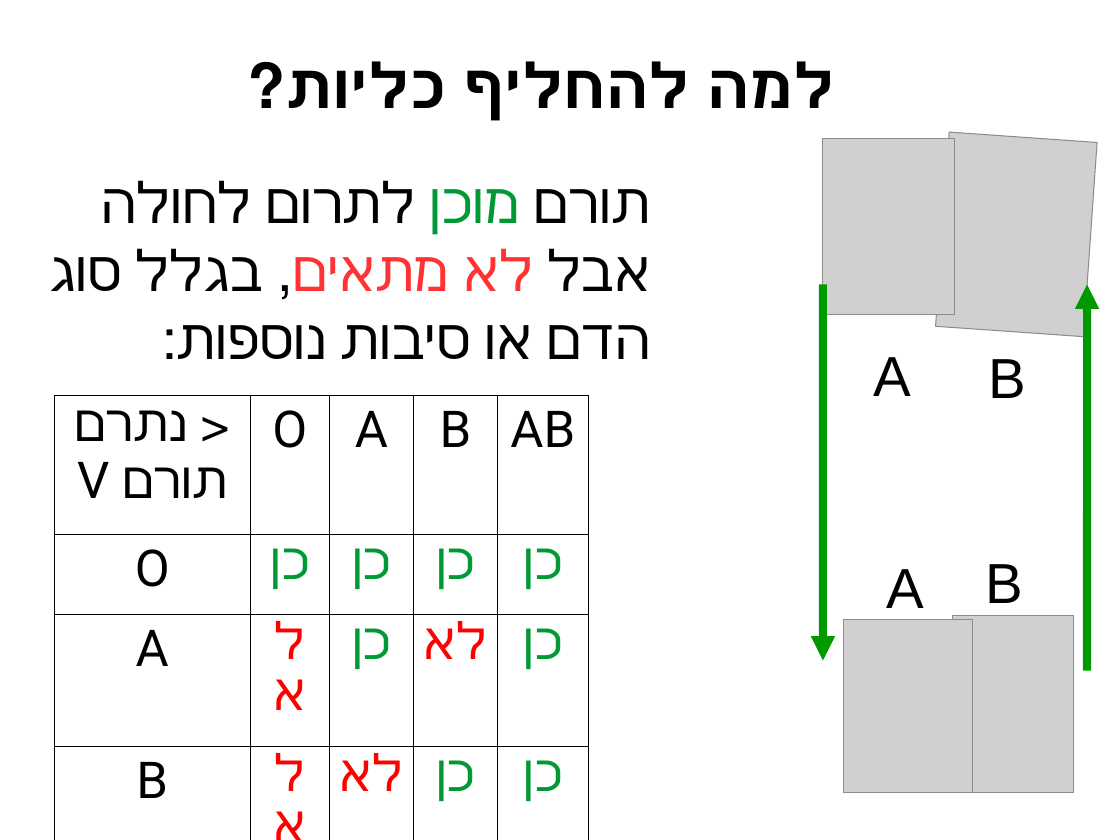
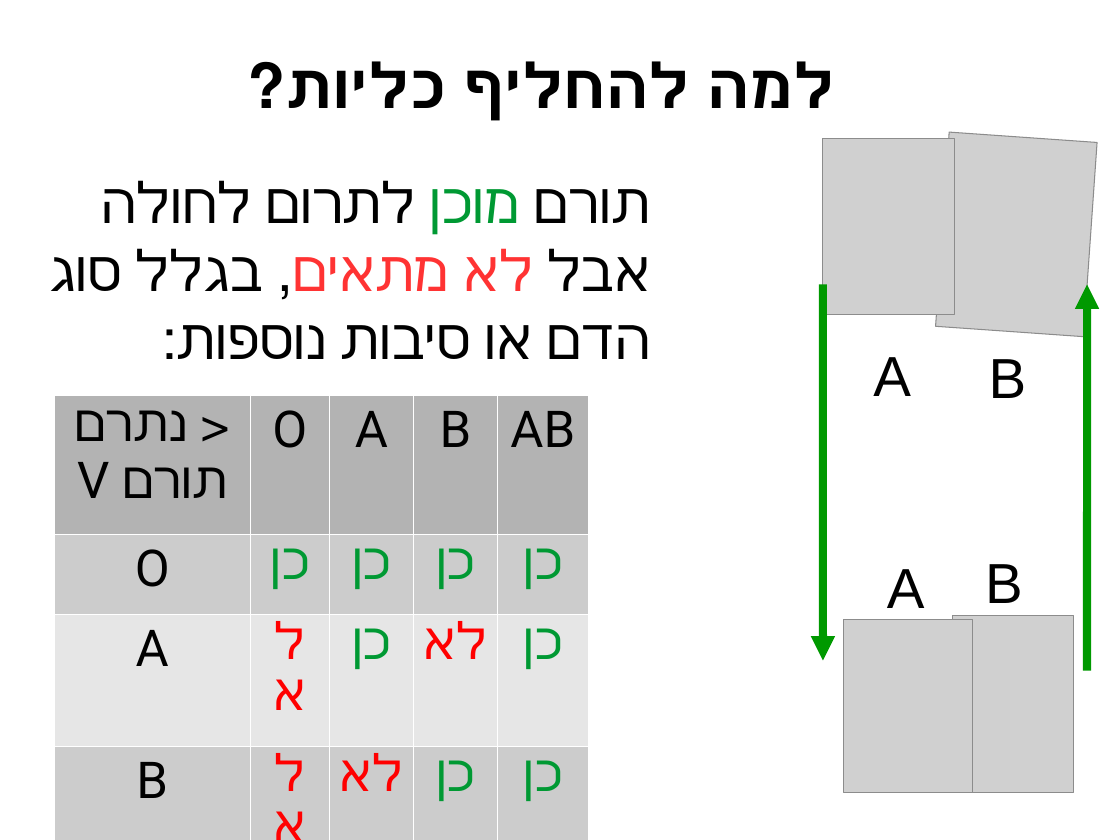
Before and after one commit to erelsgl-at-ariel/algorithms2m-5778, a slide deck: slide 15 of week02-exchanging/slides.odp. Drawn at 1120x840 pixels with LibreOffice and Linux fonts; fonts in the diff are those of the drawing; grey boxes stand for pictures. Boxes give left, top, right and bottom in pixels: in the first picture for what was removed or moved away, otherwise in the second. Text is boxed around its words. In the diff, an @@ line names an element or a change of style, - is before the commit and + after.

```diff
--- a/week02-exchanging/slides.odp
+++ b/week02-exchanging/slides.odp
@@ table at <box>54,395,588,805</box> @@
@@ fill none to #B3B3B3 in row 1 @@
@@ fill none to #CCCCCC in 10 cells @@
@@ fill none to #E6E6E6 in 10 cells @@
@@ borders changed @@
```
Also in this commit, not shown: 2 other files.
